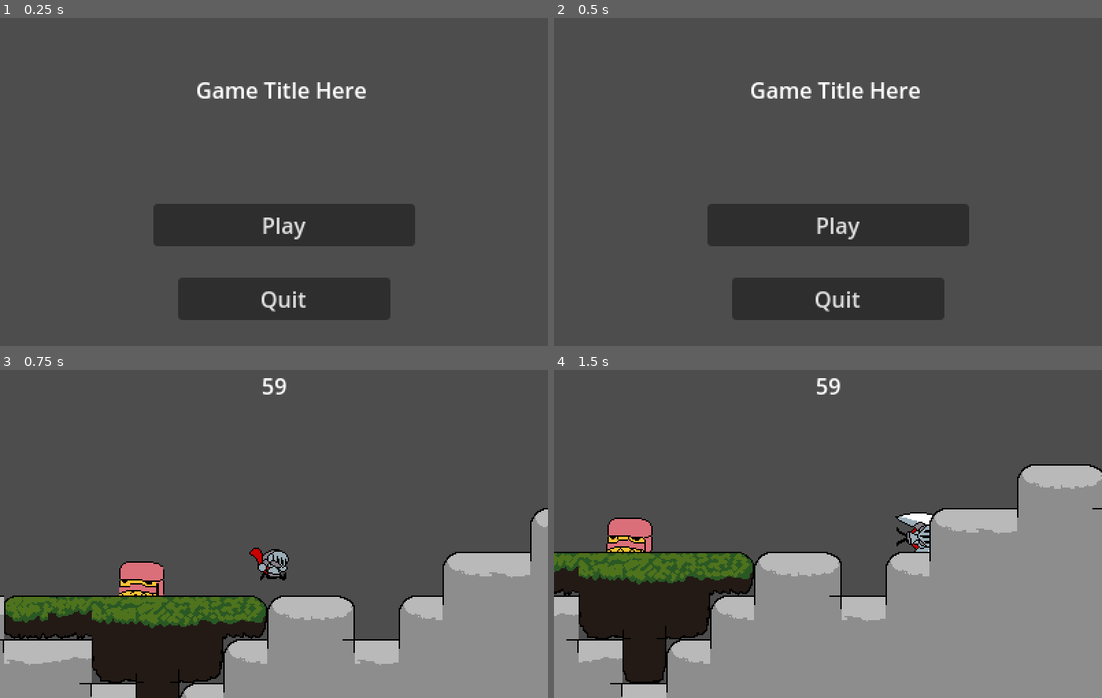
Above: before the commit, frames 1-4 (two rows, left to right).
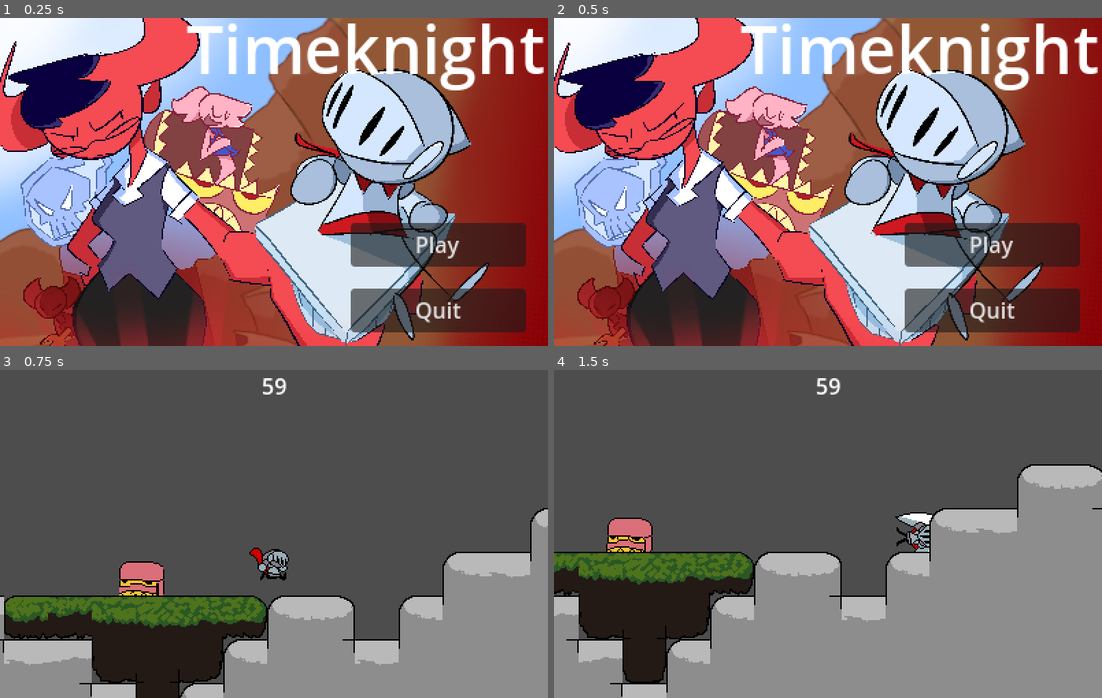
Above: after the commit, the same moments.

Repository: WondaMegapon/ACMJAM-S2024
Game: Godot game, scene res://Scenes/MainMenue.tscn
Two runs of this game, one before a commit and one after it. Both use one fixed random seed, a clock stepped at 60 frames per second and the inputs below.
Inputs:
- Up to frame 1 (0.25 s): no input
- Up to frame 2 (0.5 s): no input
- Up to frame 3 (0.75 s): click "Play" at 0.5 s
- Up to frame 4 (1.5 s): hold D (player_right) from 1.28 s (still down); tap Shift (player_dash) at 1.35 s

The runs differ from the first frame. In frame 1, 99% of the frame differs, in the area x 0-100%, y 0-100%; in frame 2, 99%; in frame 3, nothing differs; in frame 4, nothing differs.

Commit message:
Improving the main menu

Diff:
--- a/Scenes/MainMenue.tscn
+++ b/Scenes/MainMenue.tscn
@@ -1,6 +1,30 @@
-[gd_scene load_steps=3 format=3 uid="uid://dm40gdijdcejg"]
+[gd_scene load_steps=6 format=3 uid="uid://dm40gdijdcejg"]
 
 [ext_resource type="Script" path="res://Scripts/Menues/MainMenue.gd" id="1_h5x51"]
+[ext_resource type="Texture2D" uid="uid://b8xk430twrjiq" path="res://Textures/UI/knight_title.png" id="2_bsoq1"]
+
+[sub_resource type="Animation" id="Animation_54t5m"]
+resource_name = "knight_bob"
+length = 8.0
+loop_mode = 1
+step = 4.0
+tracks/0/type = "value"
+tracks/0/imported = false
+tracks/0/enabled = true
+tracks/0/path = NodePath("KnightTitle:position")
+tracks/0/interp = 2
+tracks/0/loop_wrap = true
+tracks/0/keys = {
+"times": PackedFloat32Array(0, 4, 8),
+"transitions": PackedFloat32Array(1, 1, 1),
+"update": 0,
+"values": [Vector2(0, -10), Vector2(0, -3), Vector2(0, -10)]
+}
+
+[sub_resource type="AnimationLibrary" id="AnimationLibrary_eii1g"]
+_data = {
+"knight_bob": SubResource("Animation_54t5m")
+}
 
 [sub_resource type="GDScript" id="GDScript_i2sdk"]
 script/source = "extends Button
@@ -10,29 +34,61 @@
 [node name="MainMenue" type="Node2D"]
 script = ExtResource("1_h5x51")
 
-[node name="Play" type="Button" parent="."]
-offset_left = 112.0
-offset_top = 136.0
-offset_right = 303.0
-offset_bottom = 167.0
+[node name="AnimationPlayer" type="AnimationPlayer" parent="."]
+libraries = {
+"": SubResource("AnimationLibrary_eii1g")
+}
+autoplay = "knight_bob"
+
+[node name="KnightTitle" type="Sprite2D" parent="."]
+scale = Vector2(0.25, 0.25)
+texture = ExtResource("2_bsoq1")
+centered = false
+
+[node name="Control" type="Control" parent="."]
+layout_mode = 3
+anchors_preset = 0
+offset_right = 400.0
+offset_bottom = 240.0
+
+[node name="Label" type="Label" parent="Control"]
+offset_left = 136.0
+offset_top = -11.0
+offset_right = 396.0
+offset_bottom = 56.0
+theme_override_font_sizes/font_size = 48
+text = "Timeknight"
+horizontal_alignment = 1
+
+[node name="Quit" type="Button" parent="Control"]
+layout_mode = 1
+anchors_preset = 3
+anchor_left = 1.0
+anchor_top = 1.0
+anchor_right = 1.0
+anchor_bottom = 1.0
+offset_left = -144.0
+offset_top = -42.0
+offset_right = -16.0
+offset_bottom = -10.0
+grow_horizontal = 0
+grow_vertical = 0
+text = "	Quit"
+
+[node name="Play" type="Button" parent="Control/Quit"]
+layout_mode = 1
+anchors_preset = 6
+anchor_left = 1.0
+anchor_top = 0.5
+anchor_right = 1.0
+anchor_bottom = 0.5
+offset_left = -128.0
+offset_top = -64.0
+offset_bottom = -32.0
+grow_horizontal = 0
+grow_vertical = 2
 text = "Play"
 script = SubResource("GDScript_i2sdk")
 
-[node name="Quit" type="Button" parent="Play"]
-layout_mode = 0
-offset_left = 18.0
-offset_top = 54.0
-offset_right = 173.0
-offset_bottom = 85.0
-text = "	Quit"
-
-[node name="Label" type="Label" parent="."]
-offset_left = 102.0
-offset_top = 41.0
-offset_right = 310.0
-offset_bottom = 77.0
-text = "Game Title Here"
-horizontal_alignment = 1
-
-[connection signal="pressed" from="Play" to="." method="_on_play_pressed"]
-[connection signal="pressed" from="Play/Quit" to="." method="_on_quit_pressed"]
+[connection signal="pressed" from="Control/Quit" to="." method="_on_quit_pressed"]
+[connection signal="pressed" from="Control/Quit/Play" to="." method="_on_play_pressed"]
Binary file added: Textures/UI/knight_title.png
Not shown, added: Textures/UI/knight_title.png.import
